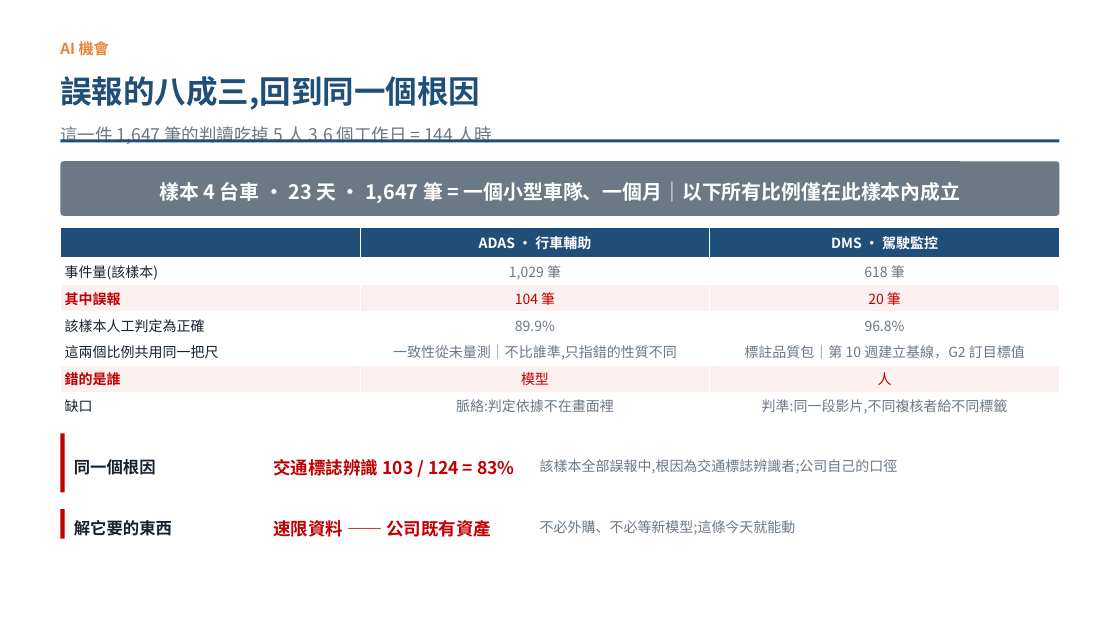
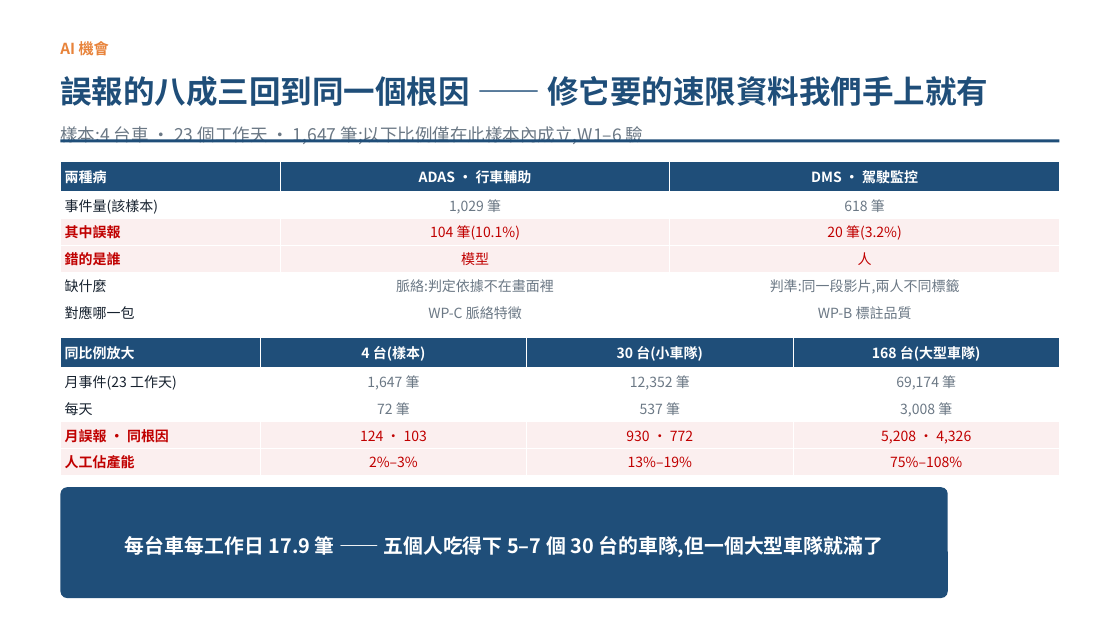
Before and after one commit to pokai-huang0828/UTS_workspace, a slide deck: slide 4 of Artificial Intelligence for Enterprises/Assessment3/Huang_26254793_421104_Assessment 3.pptx. Drawn at 1120x630 pixels with LibreOffice and Linux fonts; fonts in the diff are those of the drawing. Boxes give left, top, right and bottom in pixels: in the first picture for what was removed or moved away, otherwise in the second. Text is boxed around its words. In the diff, an @@ line names an element or a change of style, - is before the commit and + after.

```diff
--- a/Artificial Intelligence for Enterprises/Assessment3/Huang_26254793_421104_Assessment 3.pptx
+++ b/Artificial Intelligence for Enterprises/Assessment3/Huang_26254793_421104_Assessment 3.pptx
@@ text at bbox=[60, 76, 988, 106]: text changed @@
-誤報的八成三,回到同一個根因
+誤報的八成三回到同一個根因 —— 修它要的速限資料我們手上就有
@@ text at bbox=[60, 124, 643, 147]: text changed @@
-這一件 1,647 筆的判讀吃掉 5 人 3.6 個工作日 = 144 人時
+樣本:4 台車 · 23 個工作天 · 1,647 筆;以下比例僅在此樣本內成立,W1–6 驗
@@ table at bbox=[60, 161, 1060, 326] @@
-row 1, column 1: 
+row 1, column 1: 兩種病
-row 3: 其中誤報 | 104 筆 | 20 筆
-row 4: 該樣本人工判定為正確 | 89.9% | 96.8%
-row 5: 這兩個比例共用同一把尺 | 一致性從未量測｜不比誰準,只指錯的性質不同 | 標註品質包｜第 10 週建立基線，G2 訂目標值
+row 3: 其中誤報 | 104 筆(10.1%) | 20 筆(3.2%)
-row 7: 缺口 | 脈絡:判定依據不在畫面裡 | 判準:同一段影片,不同複核者給不同標籤
+row 5: 缺什麼 | 脈絡:判定依據不在畫面裡 | 判準:同一段影片,兩人不同標籤
+row 6: 對應哪一包 | WP-C 脈絡特徵 | WP-B 標註品質
@@ table: place and size @@
-table at bbox=[60, 228, 1060, 419]
+table at bbox=[60, 161, 1060, 326]
@@ rounded rectangle removed at bbox=[60, 161, 1060, 216] @@
@@ text removed at bbox=[159, 182, 961, 203] @@
-樣本 4 台車 · 23 天 · 1,647 筆 = 一個小型車隊、一個月｜以下所有比例僅在此樣本內成立
@@ table added at bbox=[60, 338, 1060, 476], 5 rows, 4 columns @@
+同比例放大 | 4 台(樣本) | 30 台(小車隊) | 168 台(大型車隊)
+月事件(23 工作天) | 1,647 筆 | 12,352 筆 | 69,174 筆
+每天 | 72 筆 | 537 筆 | 3,008 筆
+月誤報 · 同根因 | 124 · 103 | 930 · 772 | 5,208 · 4,326
+人工佔產能 | 2%–3% | 13%–19% | 75%–108%
@@ rectangle removed at bbox=[60, 434, 65, 492] @@
@@ text removed at bbox=[74, 459, 156, 475] @@
-同一個根因
@@ text removed at bbox=[273, 459, 514, 476] @@
-交通標誌辨識 103 / 124 = 83%
@@ text removed at bbox=[540, 459, 898, 474] @@
-該樣本全部誤報中,根因為交通標誌辨識者;公司自己的口徑
@@ rectangle removed at bbox=[60, 509, 65, 539] @@
@@ rounded rectangle added at bbox=[60, 487, 948, 598], fill #1F4E79 @@
@@ text removed at bbox=[74, 520, 172, 536] @@
-解它要的東西
@@ text added at bbox=[125, 533, 883, 560], 17 pt, text #FFFFFF, bold @@
+每台車每工作日 17.9 筆 —— 五個人吃得下 5–7 個 30 台的車隊,但一個大型車隊就滿了
@@ text removed at bbox=[273, 520, 491, 537] @@
-速限資料 —— 公司既有資產
@@ text removed at bbox=[540, 520, 796, 535] @@
-不必外購、不必等新模型;這條今天就能動
```
Also in this commit, not shown: 4 other files.
